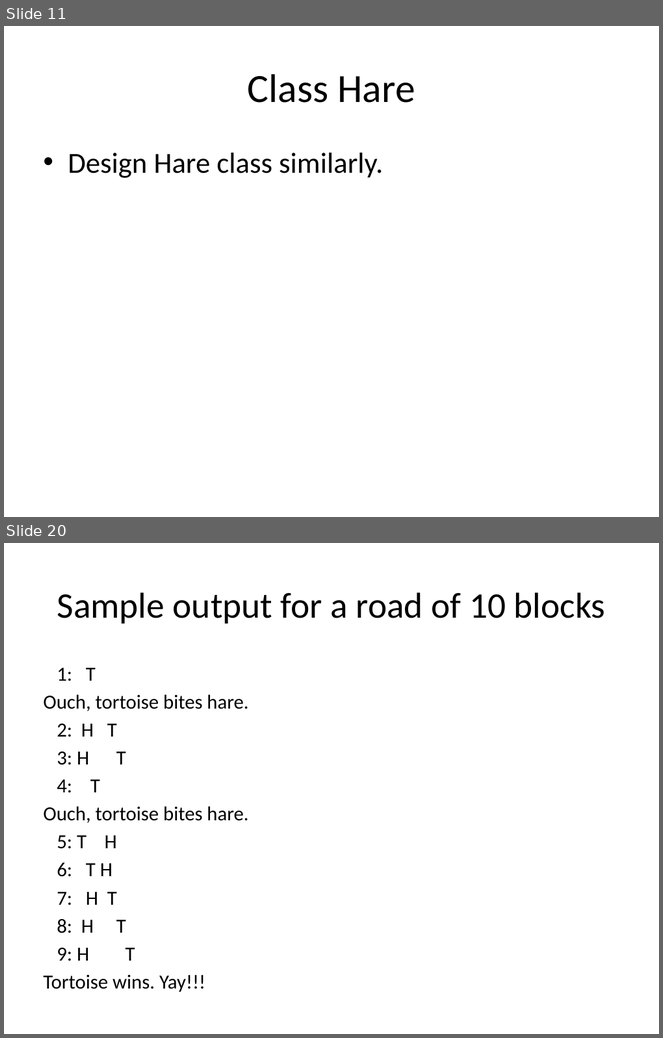
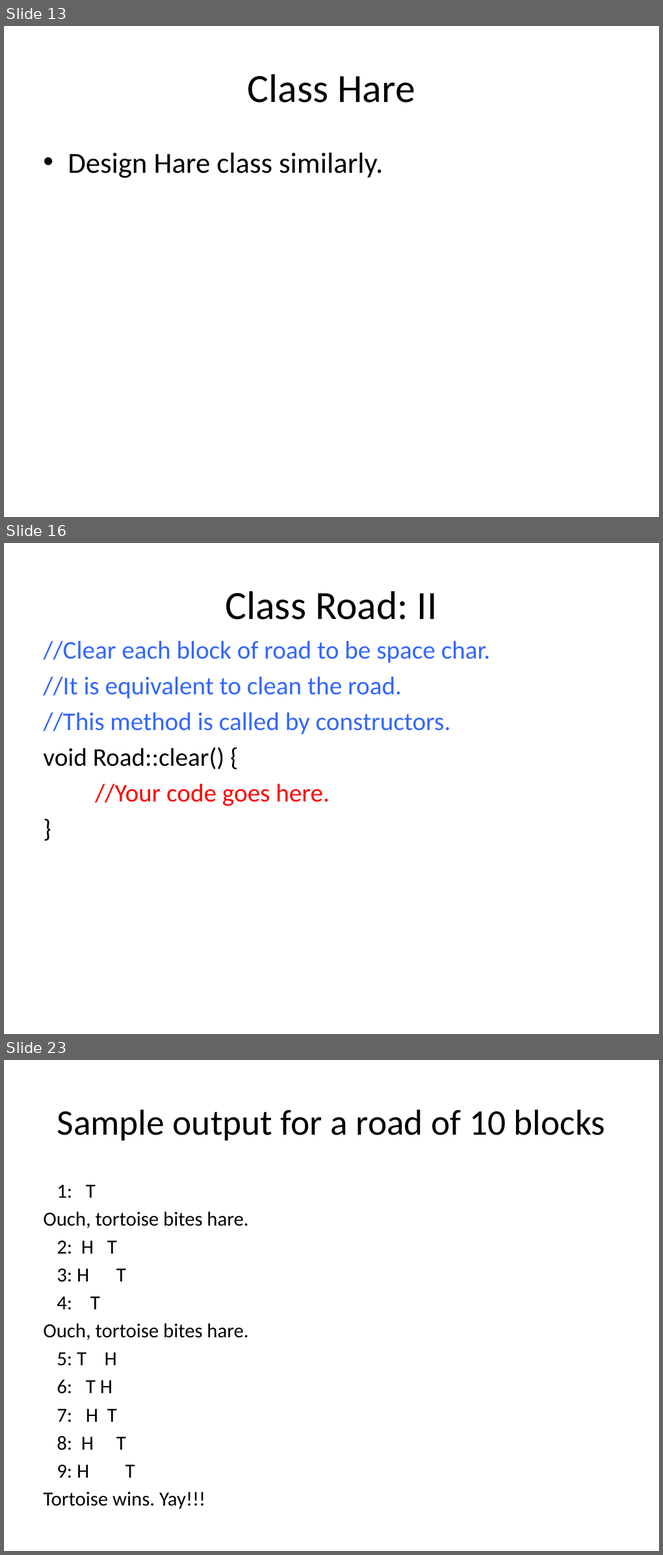
Before and after one commit to tong-yee/tong-yee.github.io, a slide deck: 135/projects/project3/project3_HareTortoiseCompetition.pptx. Shown one above the other, each under a label of ours: slides 11 and 20 before the commit, slides 13, 16 and 23 after it; the slides between them are not shown. The pictures are 663x1038 and 663x1555 pixels, drawn with LibreOffice and Linux fonts; fonts in the diff are those of the drawing. Boxes give left, top, right and bottom in pixels: in the first picture for what was removed or moved away, otherwise in the second. Text is boxed around its words. In the diff, an @@ line names an element or a change of style, - is before the commit and + after.

```diff
--- a/135/projects/project3/project3_HareTortoiseCompetition.pptx
+++ b/135/projects/project3/project3_HareTortoiseCompetition.pptx
@@ slide 16 added at [4,543,659,1034], background #FFFFFF @@
@@ title added at [226,591,438,620], 44 pt, text #000000 @@
+Class Road: II
@@ text added at [43,641,490,806], 28 pt, text #3366FF @@
+//Clear each block of road to be space char.
+//It is equivalent to clean the road.
+//This method is called by constructors.
+void Road::clear() {
+//Your code goes here.
+}
@@ what was slide 11 is now slide 13 @@
@@ what was slide 20 is now slide 23 @@
```
Also in this commit, not shown: 18 slides changed, 2 other slides added, 2 other files.
